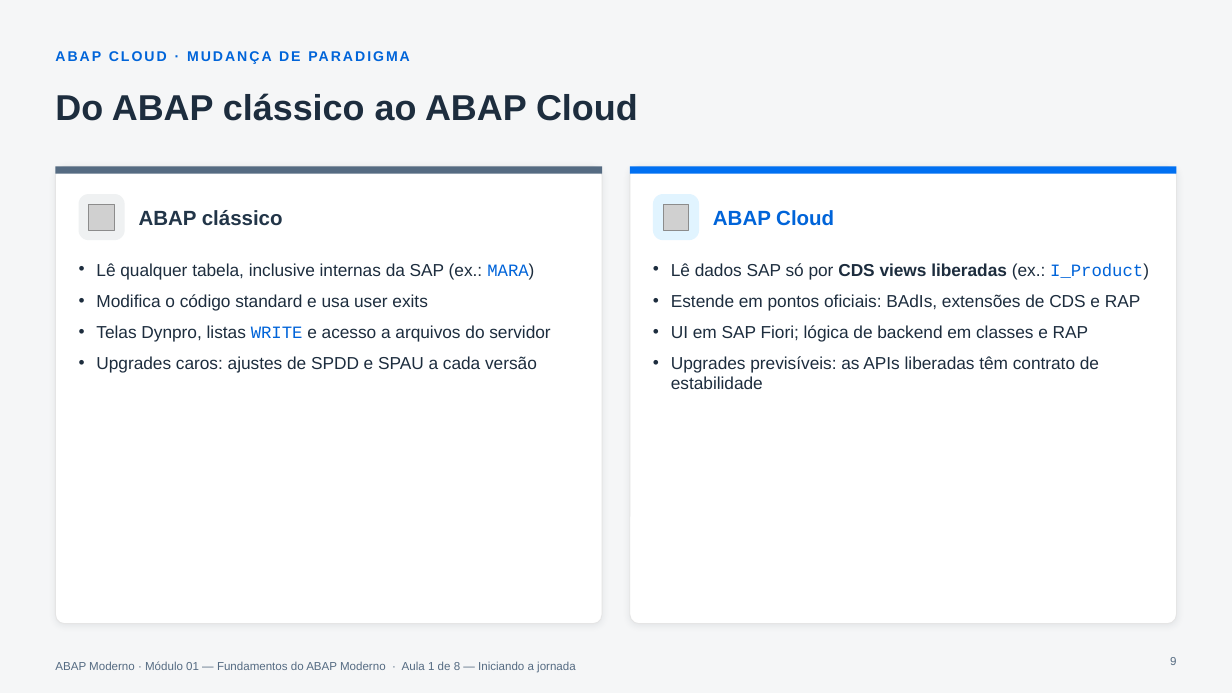
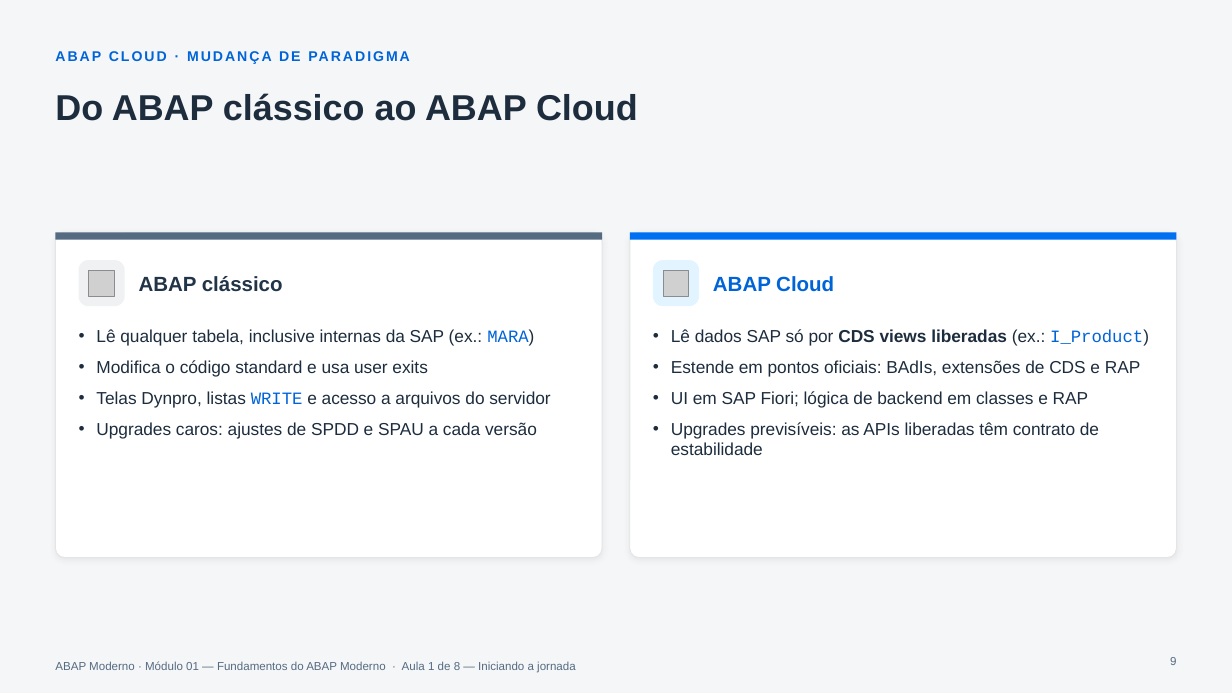
Before and after one commit to AdrianoBispo/estude-sap-abap-moderno, a slide deck: slide 9 of modulo-01/01.01 - Iniciando a Jornada/01.01_ABAP_Cloud_Clean_Core_E_ADT.pptx. Drawn at 1232x693 pixels with LibreOffice and Linux fonts; fonts in the diff are those of the drawing; grey boxes stand for pictures. Boxes give left, top, right and bottom in pixels: in the first picture for what was removed or moved away, otherwise in the second. Text is boxed around its words. In the diff, an @@ line names an element or a change of style, - is before the commit and + after.

```diff
--- a/modulo-01/01.01 - Iniciando a Jornada/01.01_ABAP_Cloud_Clean_Core_E_ADT.pptx
+++ b/modulo-01/01.01 - Iniciando a Jornada/01.01_ABAP_Cloud_Clean_Core_E_ADT.pptx
@@ rounded rectangle: place and size @@
-rounded rectangle at bbox=[55, 166, 603, 624]
+rounded rectangle at bbox=[55, 232, 603, 557]
@@ rounded rectangle at bbox=[55, 232, 603, 557]: proportions changed @@
@@ 2 pictures, 2 texts, 2 rectangles, 2 rounded rectangles: place and size @@
-2 pictures, 2 texts, 2 rectangles, 2 rounded rectangles at bbox=[55, 166, 1177, 240]
+2 pictures, 2 texts, 2 rectangles, 2 rounded rectangles at bbox=[55, 232, 1177, 306]
@@ rounded rectangle at bbox=[630, 232, 1177, 557]: proportions changed @@
@@ rounded rectangle: place and size @@
-rounded rectangle at bbox=[630, 166, 1177, 624]
+rounded rectangle at bbox=[630, 232, 1177, 557]
@@ text "Lê qualquer tabela, inclusive internas ...": place and size @@
-text "Lê qualquer tabela, inclusive internas ..." at bbox=[96, 263, 550, 372]
+text "Lê qualquer tabela, inclusive internas ..." at bbox=[96, 329, 550, 438]
@@ text "Lê dados SAP só por ...": place and size @@
-text "Lê dados SAP só por ..." at bbox=[671, 263, 1149, 389]
+text "Lê dados SAP só por ..." at bbox=[671, 329, 1149, 455]
```
Also in this commit, not shown: 5 other slides changed, 7 other files.
